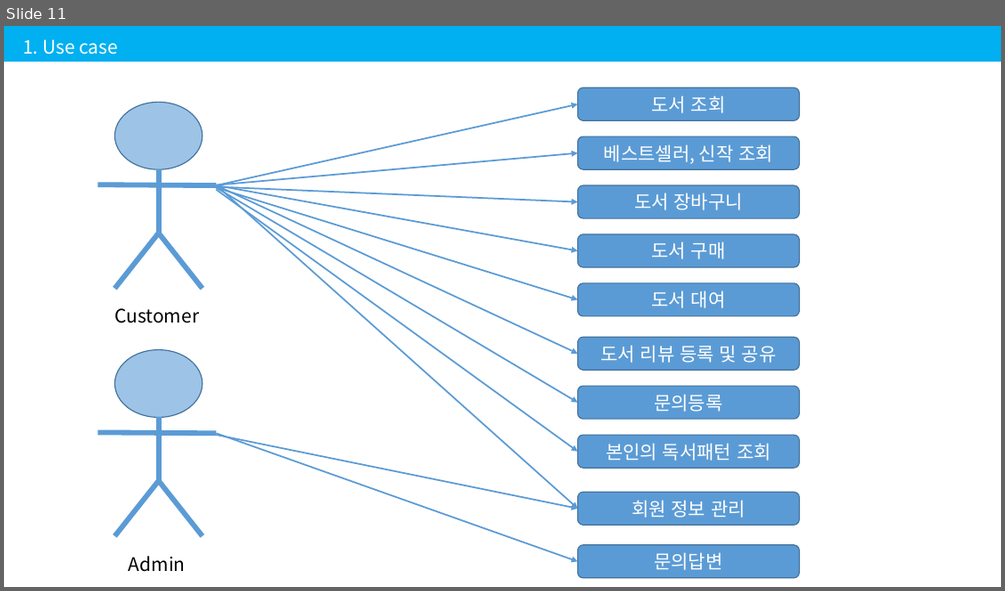
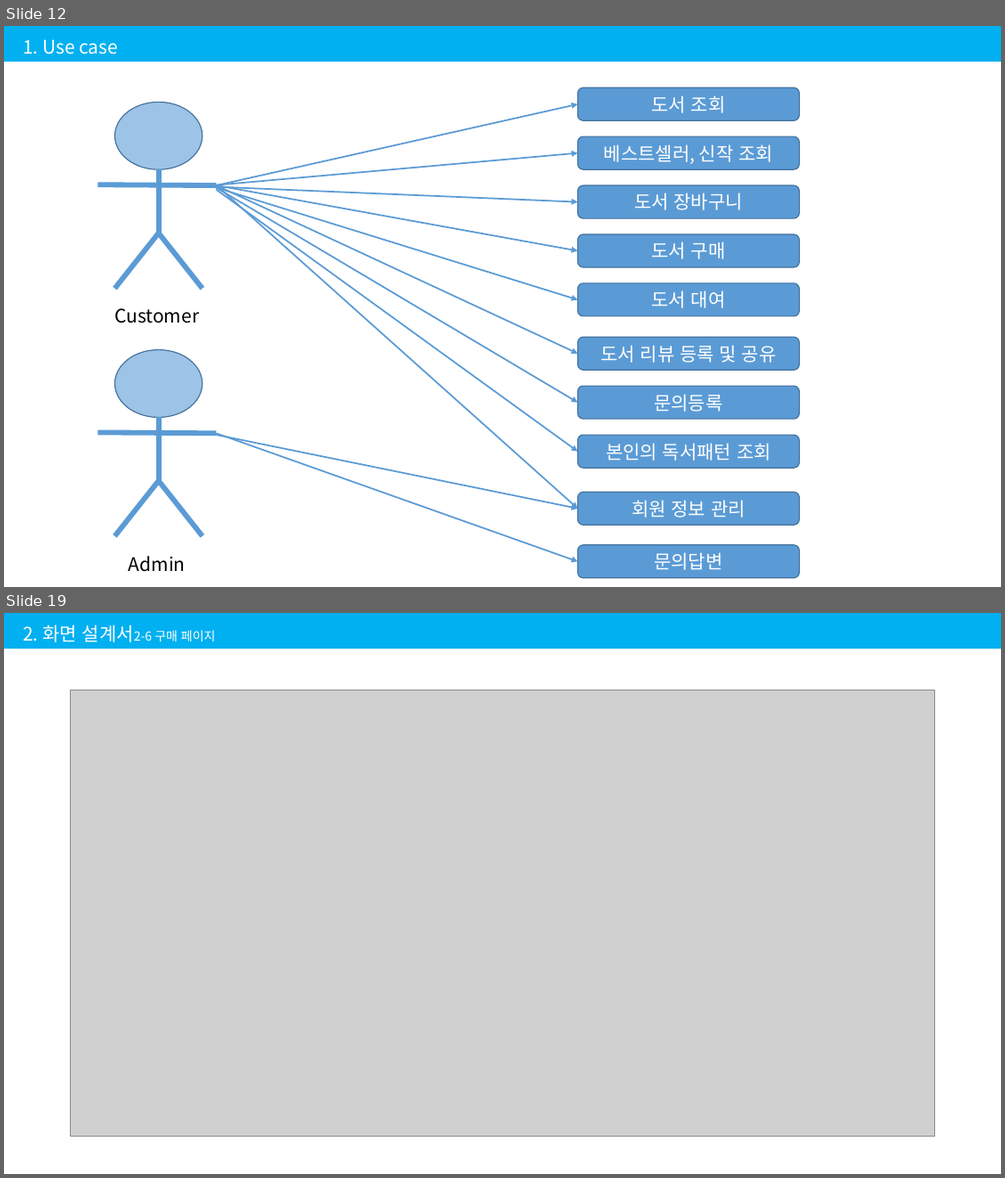
Before and after one commit to 201411096/kosmo_bookstore, a slide deck: Document/2조 김용선, 박세영, 정아인.pptx. Shown one above the other, each under a label of ours: slide 11 before the commit, slides 12 and 19 after it; the slides between them are not shown. The pictures are 1005x591 and 1005x1178 pixels, drawn with LibreOffice and Linux fonts; fonts in the diff are those of the drawing; grey boxes stand for pictures. Boxes give left, top, right and bottom in pixels: in the first picture for what was removed or moved away, otherwise in the second. Text is boxed around its words. In the diff, an @@ line names an element or a change of style, - is before the commit and + after.

```diff
--- a/Document/2조 김용선, 박세영, 정아인.pptx
+++ b/Document/2조 김용선, 박세영, 정아인.pptx
@@ slide 19 added at (x1=4, y1=613, x2=1001, y2=1174), background #FFFFFF @@
@@ rectangle added at (x1=4, y1=613, x2=1001, y2=649), fill #00B0F0 @@
@@ text added at (x1=23, y1=625, x2=216, y2=642), 12 pt, text #FFFFFF @@
+2. 화면 설계서2-6 구매 페이지
@@ picture added at (x1=70, y1=690, x2=935, y2=1135) @@
@@ what was slide 11 is now slide 12 @@
```
Also in this commit, not shown: 4 slides changed, 14 other slides added.
